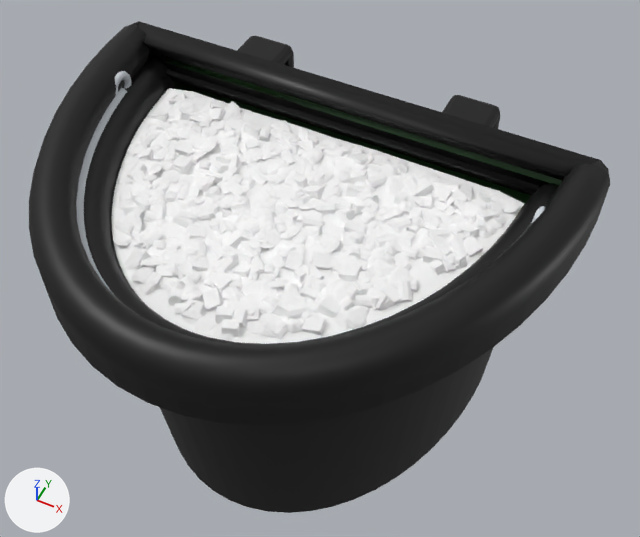
The glTF model blender/testseiten/eimer-stufe2-12l.glb as it was, and as the next commit left it.
Before and after are seen from a 50 mm lens placed at (28.7, -63.1, 88.4), pointed at (2.0, -9.6, 21.6). The lights are fixed; the arrows at lower left show +X, +Y and +Z. The first picture is the older version. Where no turn or scale is listed for an object, it has been applied to the vertices.

In view in the first picture: 'eimer2_buegel', 'eimer2_haken_l', 'eimer2_haken_r', 'eimer2_koerper', 'fuellung_stufe2_basis', 'fuellung_stufe2_flocken', 'fuellung_stufe2_gelb', 'fuellung_stufe2_orange', 'fuellung_stufe2_pellets', 'fuellung_stufe2_rot' and 2 more.
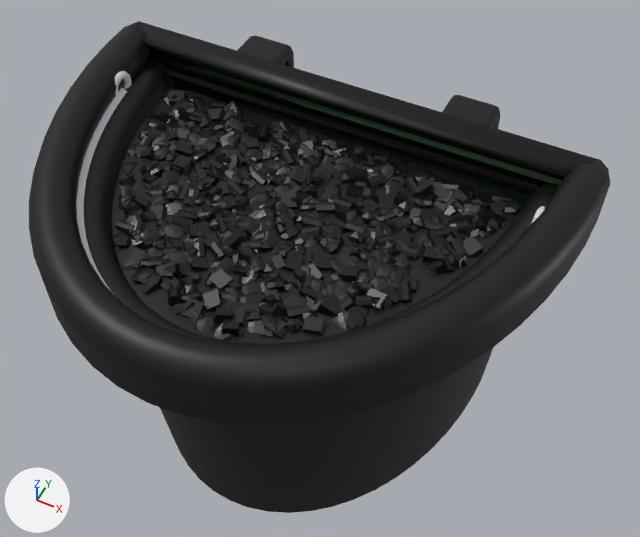
Changed parts and their boxes (x1, y1, x2, y2) in the pictures (640 x 537 px):
'fuellung_stufe2_flocken', recoloured, surface changed (white to black): (112, 93, 520, 340) in both
'fuellung_stufe2_gelb', recoloured, surface changed (white to black): (124, 91, 504, 337) in both
'fuellung_stufe2_pellets', recoloured, surface changed: (115, 92, 512, 340) in both
'fuellung_stufe2_basis', recoloured, surface changed: (111, 88, 525, 344) in both
'fuellung_stufe2_rot', recoloured, surface changed: (118, 120, 497, 333) in both
'fuellung_stufe2_orange', recoloured, surface changed: (129, 89, 499, 329) in both

The change, as a diff of the scene's bpy script:
```diff
--- a/blender/testseiten/eimer-stufe2-12l.glb.py
+++ b/blender/testseiten/eimer-stufe2-12l.glb.py
@@ mat_tinte_001 @@
 mat_tinte_001 = principled_material('tinte.001')
-mat_tinte_001.base_color = (1.0, 1.0, 1.0)  # white #ffffff
-mat_tinte_001.metallic = 1.0
-mat_tinte_001.roughness = 1.0
+mat_tinte_001.base_color = (0.00288, 0.00288, 0.005)  # black #090910
+mat_tinte_001.roughness = 0.4
```
